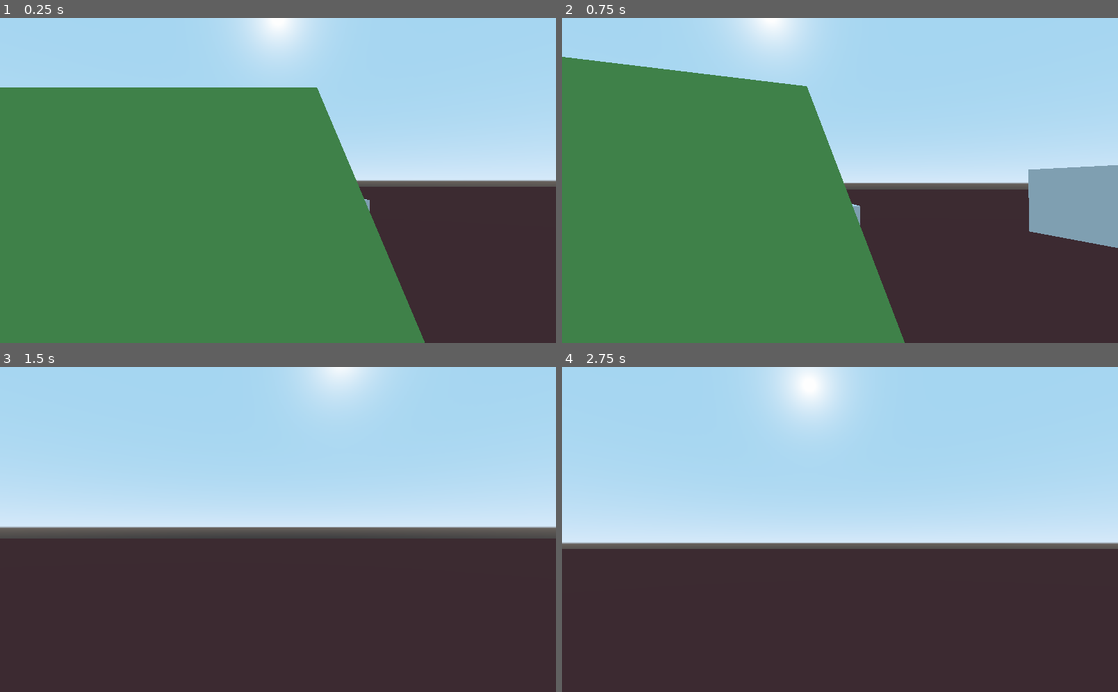
Above: before the commit, frames 1-4 (two rows, left to right).
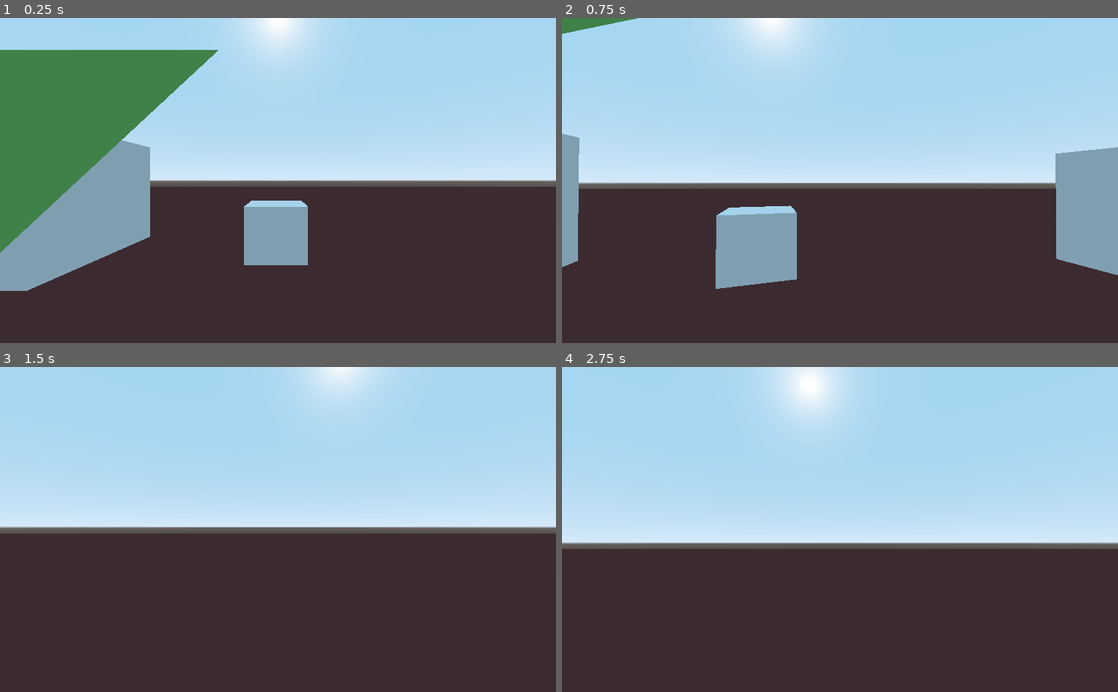
Above: after the commit, the same moments.

Repository: texaco/FPS-base
Game: Godot game, scene res://World.tscn
The game is run twice, just before and just after one commit, with the same random seed, the same clock (stepped at 60 frames per second) and the same inputs.
Inputs (mouse positions are in pixels of both pictures, inside the frame that each line leads up to):
- Up to frame 1 (0.25 s): no input
- Up to frame 2 (0.75 s): tap Enter at 0.5 s; move the mouse to (867, 180) at 0.52 s; hold Up (ui_up) from 0.53 s (still down); tap F (fly) at 0.6 s
- Up to frame 3 (1.5 s): keep holding Up (ui_up); tap Space (jump) at 0.77 s; move the mouse to (250, 529) at 1.27 s; tap Shift (run) at 1.35 s
- Up to frame 4 (2.75 s): keep holding Up (ui_up); tap Space (jump) at 1.52, 2 s; move the mouse to (851, 523) at 2.02 s; tap F (fly) at 2.1 s

The runs differ from the first frame. In frame 1, 48% of the frame differs, in the area x 0-77%, y 9-100%; in frame 2, 47%; in frame 3, 1.2%; in frame 4, nothing differs.

Commit message:
Reorganize scenes

Diff:
--- a/DynamicTexture.tres
+++ b/DynamicTexture.tres
@@ -6,82 +6,82 @@
 output_port_for_preview = 0
 operator = 2
 
-[sub_resource type="VisualShaderNodeScalarOp" id=3]
+[sub_resource type="VisualShaderNodeScalarOp" id=2]
 output_port_for_preview = 0
 default_input_values = [ 0, 0.0, 1, 2.0 ]
 operator = 3
 
-[sub_resource type="VisualShaderNodeScalarOp" id=4]
+[sub_resource type="VisualShaderNodeScalarOp" id=3]
 default_input_values = [ 0, 0.0, 1, 2.0 ]
 operator = 3
 
-[sub_resource type="VisualShaderNodeScalarOp" id=5]
+[sub_resource type="VisualShaderNodeScalarOp" id=4]
 output_port_for_preview = 0
 default_input_values = [ 0, 1.0, 1, 0.0 ]
 operator = 1
 
-[sub_resource type="VisualShaderNodeScalarFunc" id=6]
+[sub_resource type="VisualShaderNodeScalarFunc" id=5]
 output_port_for_preview = 0
 function = 15
 
-[sub_resource type="VisualShaderNodeScalarOp" id=7]
+[sub_resource type="VisualShaderNodeScalarOp" id=6]
 output_port_for_preview = 0
 default_input_values = [ 0, 0.15, 1, 0.05 ]
 
-[sub_resource type="VisualShaderNodeScalarUniform" id=16]
+[sub_resource type="VisualShaderNodeScalarUniform" id=7]
 uniform_name = "Second_layer_thikness"
 
 [sub_resource type="VisualShaderNodeInput" id=8]
 input_name = "uv"
 
-[sub_resource type="VisualShaderNodeColorUniform" id=17]
+[sub_resource type="VisualShaderNodeColorUniform" id=9]
 uniform_name = "second_layer_color"
 
-[sub_resource type="VisualShaderNodeScalarOp" id=18]
+[sub_resource type="VisualShaderNodeScalarOp" id=10]
 output_port_for_preview = 0
 default_input_values = [ 0, 0.05, 1, 0.05 ]
 
-[sub_resource type="VisualShaderNodeScalarFunc" id=19]
+[sub_resource type="VisualShaderNodeScalarFunc" id=11]
 output_port_for_preview = 0
 function = 15
 
-[sub_resource type="VisualShaderNodeVectorOp" id=20]
+[sub_resource type="VisualShaderNodeVectorOp" id=12]
 output_port_for_preview = 0
 operator = 2
 
-[sub_resource type="VisualShaderNodeVectorOp" id=22]
-output_port_for_preview = 0
-
-[sub_resource type="VisualShaderNodeColorUniform" id=23]
+[sub_resource type="VisualShaderNodeVectorOp" id=13]
+output_port_for_preview = 0
+
+[sub_resource type="VisualShaderNodeColorUniform" id=14]
 uniform_name = "third_layer_color"
 
-[sub_resource type="VisualShaderNodeScalarUniform" id=24]
+[sub_resource type="VisualShaderNodeScalarUniform" id=15]
 uniform_name = "thrid_layer_thikness"
 
-[sub_resource type="VisualShaderNodeTexture" id=9]
+[sub_resource type="VisualShaderNodeTexture" id=16]
 texture = ExtResource( 1 )
 
-[sub_resource type="VisualShaderNodeInput" id=10]
+[sub_resource type="VisualShaderNodeInput" id=17]
 input_name = "time"
 
-[sub_resource type="VisualShaderNodeScalarFunc" id=11]
+[sub_resource type="VisualShaderNodeScalarFunc" id=18]
 function = 0
 
-[sub_resource type="VisualShaderNodeScalarOp" id=12]
+[sub_resource type="VisualShaderNodeScalarOp" id=19]
 output_port_for_preview = 0
 default_input_values = [ 0, 0.0, 1, 0.5 ]
 operator = 1
 
-[sub_resource type="VisualShaderNodeScalarFunc" id=13]
+[sub_resource type="VisualShaderNodeScalarFunc" id=20]
 output_port_for_preview = 0
 function = 15
 
-[sub_resource type="VisualShaderNodeScalarOp" id=14]
+[sub_resource type="VisualShaderNodeScalarOp" id=21]
 output_port_for_preview = 0
 default_input_values = [ 0, 0.1, 1, 0.05 ]
 operator = 1
 
-[sub_resource type="VisualShader" id=15]
+[sub_resource type="VisualShader" id=22]
 code = "shader_type spatial;
 render_mode depth_draw_alpha_prepass, cull_disabled;
 
@@ -199,56 +199,56 @@
 
 }
 "
-graph_offset = Vector2( 1044, 193 )
+graph_offset = Vector2( 769, 274 )
 modes/cull = 2
 modes/depth_draw = 3
 nodes/fragment/0/position = Vector2( 2060, -100 )
 nodes/fragment/2/node = SubResource( 8 )
 nodes/fragment/2/position = Vector2( -380, -40 )
-nodes/fragment/3/node = SubResource( 9 )
+nodes/fragment/3/node = SubResource( 16 )
 nodes/fragment/3/position = Vector2( -60, -340 )
-nodes/fragment/4/node = SubResource( 10 )
+nodes/fragment/4/node = SubResource( 17 )
 nodes/fragment/4/position = Vector2( -720, 100 )
-nodes/fragment/5/node = SubResource( 11 )
+nodes/fragment/5/node = SubResource( 18 )
 nodes/fragment/5/position = Vector2( -300, 100 )
-nodes/fragment/6/node = SubResource( 12 )
+nodes/fragment/6/node = SubResource( 19 )
 nodes/fragment/6/position = Vector2( 140, 40 )
-nodes/fragment/8/node = SubResource( 13 )
+nodes/fragment/8/node = SubResource( 20 )
 nodes/fragment/8/position = Vector2( 960, -200 )
-nodes/fragment/9/node = SubResource( 14 )
+nodes/fragment/9/node = SubResource( 21 )
 nodes/fragment/9/position = Vector2( 460, 220 )
 nodes/fragment/11/node = SubResource( 1 )
 nodes/fragment/11/position = Vector2( 1420, 60 )
-nodes/fragment/14/node = SubResource( 3 )
+nodes/fragment/14/node = SubResource( 2 )
 nodes/fragment/14/position = Vector2( -100, 100 )
-nodes/fragment/15/node = SubResource( 4 )
+nodes/fragment/15/node = SubResource( 3 )
 nodes/fragment/15/position = Vector2( -480, 80 )
-nodes/fragment/16/node = SubResource( 5 )
+nodes/fragment/16/node = SubResource( 4 )
 nodes/fragment/16/position = Vector2( 660, 380 )
-nodes/fragment/17/node = SubResource( 6 )
+nodes/fragment/17/node = SubResource( 5 )
 nodes/fragment/17/position = Vector2( 960, 0 )
-nodes/fragment/18/node = SubResource( 7 )
+nodes/fragment/18/node = SubResource( 6 )
 nodes/fragment/18/position = Vector2( 880, 300 )
-nodes/fragment/19/node = SubResource( 16 )
+nodes/fragment/19/node = SubResource( 7 )
 nodes/fragment/19/position = Vector2( 680, 280 )
-nodes/fragment/20/node = SubResource( 17 )
+nodes/fragment/20/node = SubResource( 9 )
 nodes/fragment/20/position = Vector2( 1200, 160 )
-nodes/fragment/21/node = SubResource( 18 )
+nodes/fragment/21/node = SubResource( 10 )
 nodes/fragment/21/position = Vector2( 1200, 320 )
-nodes/fragment/22/node = SubResource( 19 )
+nodes/fragment/22/node = SubResource( 11 )
 nodes/fragment/22/position = Vector2( 1400, 320 )
-nodes/fragment/23/node = SubResource( 20 )
+nodes/fragment/23/node = SubResource( 12 )
 nodes/fragment/23/position = Vector2( 1620, 260 )
-nodes/fragment/25/node = SubResource( 22 )
+nodes/fragment/25/node = SubResource( 13 )
 nodes/fragment/25/position = Vector2( 1860, 180 )
-nodes/fragment/26/node = SubResource( 23 )
+nodes/fragment/26/node = SubResource( 14 )
 nodes/fragment/26/position = Vector2( 1380, 560 )
-nodes/fragment/27/node = SubResource( 24 )
+nodes/fragment/27/node = SubResource( 15 )
 nodes/fragment/27/position = Vector2( 980, 560 )
 nodes/fragment/connections = PoolIntArray( 2, 0, 3, 0, 3, 0, 6, 0, 5, 0, 14, 0, 4, 0, 15, 0, 15, 0, 5, 0, 14, 0, 6, 1,  …(230 unchanged characters)…
 
 [resource]
-shader = SubResource( 15 )
+shader = SubResource( 22 )
 shader_param/Second_layer_thikness = 0.05
 shader_param/second_layer_color = Color( 0.172549, 0.458824, 0.105882, 1 )
 shader_param/third_layer_color = Color( 0.545098, 0.262745, 0.262745, 1 )
--- a/DynamicTexture.tscn
+++ b/DynamicTexture.tscn
@@ -1,11 +1,15 @@
-[gd_scene load_steps=3 format=2]
+[gd_scene load_steps=4 format=2]
 
-[ext_resource path="res://DynamicTexture.tres" type="Material" id=1]
+[ext_resource path="res://SceneInside.tscn" type="PackedScene" id=1]
+[ext_resource path="res://DynamicTexture.tres" type="Material" id=2]
 
 [sub_resource type="SphereMesh" id=1]
 
 [node name="SceneDynamicMaterial" type="Spatial"]
 
+[node name="SceneInside" parent="." instance=ExtResource( 1 )]
+transform = Transform( 0.644455, 0, 0, 0, 0.644455, 0, 0, 0, 0.644455, 0, 0, 0 )
+
 [node name="MeshInstance" type="MeshInstance" parent="."]
 mesh = SubResource( 1 )
-material/0 = ExtResource( 1 )
+material/0 = ExtResource( 2 )
--- /dev/null
+++ b/PlayerScn.tscn
@@ -0,0 +1,27 @@
+[gd_scene load_steps=4 format=2]
+
+[ext_resource path="res://Player.gd" type="Script" id=1]
+[ext_resource path="res://Foot.tscn" type="PackedScene" id=2]
+
+[sub_resource type="CapsuleShape" id=1]
+radius = 0.6
+height = 2.0
+
+[node name="PlayerScn" type="Spatial"]
+
+[node name="Player" type="KinematicBody" parent="."]
+editor/display_folded = true
+script = ExtResource( 1 )
+
+[node name="Head" type="Spatial" parent="Player"]
+transform = Transform( 1, 0, 0, 0, 1, 0, 0, 0, 1, 0, 2.5962, 4.37114e-08 )
+
+[node name="Camera" type="Camera" parent="Player/Head"]
+
+[node name="CollisionShape" type="CollisionShape" parent="Player"]
+transform = Transform( 1, 0, 0, 0, -4.37114e-08, -1, 0, 1, -4.37114e-08, 0, 1.5962, 0 )
+shape = SubResource( 1 )
+
+[node name="Foot" parent="Player" instance=ExtResource( 2 )]
+transform = Transform( 1, 0, 0, 0, 1, 0, 0, 0, 1, 0, 0.441392, -0.610601 )
+cast_to = Vector3( 0, -0.5, 0 )
--- /dev/null
+++ b/SceneInside.tscn
@@ -0,0 +1,13 @@
+[gd_scene load_steps=3 format=2]
+
+[sub_resource type="CapsuleMesh" id=1]
+
+[sub_resource type="SpatialMaterial" id=2]
+albedo_color = Color( 0.635294, 0.568627, 0.866667, 1 )
+
+[node name="SceneInside" type="Spatial"]
+
+[node name="MeshInstance" type="MeshInstance" parent="."]
+transform = Transform( 0.596434, 0, 0, 0, 0.596434, 0, 0, 0, 0.596434, 0, 0, 0 )
+mesh = SubResource( 1 )
+material/0 = SubResource( 2 )
--- /dev/null
+++ b/TestEnvScn.tscn
@@ -0,0 +1,61 @@
+[gd_scene load_steps=6 format=2]
+
+[sub_resource type="CubeMesh" id=1]
+
+[sub_resource type="ConvexPolygonShape" id=2]
+points = PoolVector3Array( -1, 1, 1, 1, 1, -1, 1, 1, 1, -1, 1, -1, -1, -1, 1, 1, -1, -1, 1, -1, 1, -1, -1, -1, 1, 1, 1, -1, 1, -1, 1, 1, -1, -1, 1, 1, 1, -1, 1, -1, -1, -1, 1, -1, -1, -1, -1, 1, 1, 1, 1, -1, -1, 1, -1, 1, 1, 1, -1, 1, 1, 1, -1, -1, -1, -1, -1, 1, -1, 1, -1, -1 )
+
+[sub_resource type="QuadMesh" id=6]
+
+[sub_resource type="SpatialMaterial" id=7]
+albedo_color = Color( 0.4, 0.631373, 0.305882, 1 )
+
+[sub_resource type="ConvexPolygonShape" id=8]
+points = PoolVector3Array( -0.5, -0.5, 0, -0.5, 0.5, 0, 0.5, 0.5, 0, -0.5, -0.5, 0, 0.5, 0.5, 0, 0.5, -0.5, 0 )
+
+[node name="TestEnvScn" type="Spatial"]
+editor/display_folded = true
+
+[node name="Box" type="MeshInstance" parent="."]
+editor/display_folded = true
+transform = Transform( 1, 0, 0, 0, 1, 0, 0, 0, 1, -0.0609549, 0.829671, -8.21456 )
+mesh = SubResource( 1 )
+material/0 = null
+
+[node name="StaticBody" type="StaticBody" parent="Box"]
+
+[node name="CollisionShape" type="CollisionShape" parent="Box/StaticBody"]
+shape = SubResource( 2 )
+
+[node name="Box3" type="MeshInstance" parent="."]
+editor/display_folded = true
+transform = Transform( 1, 0, 0, 0, 1, 0, 0, 0, 1, 6.42659, 2.20644, -2.78483 )
+mesh = SubResource( 1 )
+material/0 = null
+
+[node name="StaticBody" type="StaticBody" parent="Box3"]
+
+[node name="CollisionShape" type="CollisionShape" parent="Box3/StaticBody"]
+shape = SubResource( 2 )
+
+[node name="Box2" type="MeshInstance" parent="."]
+editor/display_folded = true
+transform = Transform( 2.6733, 0, 0, 0, 2.6733, 0, 0, 0, 2.6733, -8.68153, 1.51924, -8.21456 )
+mesh = SubResource( 1 )
+material/0 = null
+
+[node name="StaticBody" type="StaticBody" parent="Box2"]
+
+[node name="CollisionShape" type="CollisionShape" parent="Box2/StaticBody"]
+shape = SubResource( 2 )
+
+[node name="ramp" type="MeshInstance" parent="."]
+editor/display_folded = true
+transform = Transform( 14.2982, 0, 0, 0, 8.92535, 11.1704, 0, -11.1704, 8.92535, -8.61919, 1.41953, -0.178701 )
+mesh = SubResource( 6 )
+material/0 = SubResource( 7 )
+
+[node name="StaticBody" type="StaticBody" parent="ramp"]
+
+[node name="CollisionShape" type="CollisionShape" parent="ramp/StaticBody"]
+shape = SubResource( 8 )
--- a/World.tscn
+++ b/World.tscn
@@ -1,104 +1,35 @@
-[gd_scene load_steps=14 format=2]
+[gd_scene load_steps=8 format=2]
 
 [ext_resource path="res://World.gd" type="Script" id=1]
-[ext_resource path="res://Player.gd" type="Script" id=2]
-[ext_resource path="res://Foot.tscn" type="PackedScene" id=3]
-[ext_resource path="res://DynamicTexture.tscn" type="PackedScene" id=4]
+[ext_resource path="res://DynamicTexture.tscn" type="PackedScene" id=2]
+[ext_resource path="res://PlayerScn.tscn" type="PackedScene" id=3]
+[ext_resource path="res://TestEnvScn.tscn" type="PackedScene" id=4]
 
-[sub_resource type="CubeMesh" id=1]
+[sub_resource type="QuadMesh" id=3]
 
-[sub_resource type="ConvexPolygonShape" id=2]
-points = PoolVector3Array( -1, 1, 1, 1, 1, -1, 1, 1, 1, -1, 1, -1, -1, -1, 1, 1, -1, -1, 1, -1, 1, -1, -1, -1, 1, 1, 1, -1, 1, -1, 1, 1, -1, -1, 1, 1, 1, -1, 1, -1, -1, -1, 1, -1, -1, -1, -1, 1, 1, 1, 1, -1, -1, 1, -1, 1, 1, 1, -1, 1, 1, 1, -1, -1, -1, -1, -1, 1, -1, 1, -1, -1 )
-
-[sub_resource type="CapsuleShape" id=3]
-radius = 0.6
-height = 2.0
-
-[sub_resource type="QuadMesh" id=4]
-
-[sub_resource type="SpatialMaterial" id=5]
+[sub_resource type="SpatialMaterial" id=4]
 albedo_color = Color( 0.372549, 0.184314, 0.184314, 1 )
 
-[sub_resource type="ConvexPolygonShape" id=6]
-points = PoolVector3Array( -0.5, -0.5, 0, -0.5, 0.5, 0, 0.5, 0.5, 0, -0.5, -0.5, 0, 0.5, 0.5, 0, 0.5, -0.5, 0 )
-
-[sub_resource type="QuadMesh" id=7]
-
-[sub_resource type="SpatialMaterial" id=8]
-albedo_color = Color( 0.4, 0.631373, 0.305882, 1 )
-
-[sub_resource type="ConvexPolygonShape" id=9]
+[sub_resource type="ConvexPolygonShape" id=5]
 points = PoolVector3Array( -0.5, -0.5, 0, -0.5, 0.5, 0, 0.5, 0.5, 0, -0.5, -0.5, 0, 0.5, 0.5, 0, 0.5, -0.5, 0 )
 
 [node name="World" type="Spatial"]
 script = ExtResource( 1 )
 
-[node name="Box" type="MeshInstance" parent="."]
-transform = Transform( 1, 0, 0, 0, 1, 0, 0, 0, 1, -0.0609549, 0.829671, -8.21456 )
-mesh = SubResource( 1 )
-material/0 = null
-
-[node name="StaticBody" type="StaticBody" parent="Box"]
-
-[node name="CollisionShape" type="CollisionShape" parent="Box/StaticBody"]
-shape = SubResource( 2 )
-
-[node name="Box3" type="MeshInstance" parent="."]
-transform = Transform( 1, 0, 0, 0, 1, 0, 0, 0, 1, 6.42659, 2.20644, -2.78483 )
-mesh = SubResource( 1 )
-material/0 = null
-
-[node name="StaticBody" type="StaticBody" parent="Box3"]
-
-[node name="CollisionShape" type="CollisionShape" parent="Box3/StaticBody"]
-shape = SubResource( 2 )
-
-[node name="Box2" type="MeshInstance" parent="."]
-transform = Transform( 2.6733, 0, 0, 0, 2.6733, 0, 0, 0, 2.6733, -8.68153, 1.51924, -8.21456 )
-mesh = SubResource( 1 )
-material/0 = null
-
-[node name="StaticBody" type="StaticBody" parent="Box2"]
-
-[node name="CollisionShape" type="CollisionShape" parent="Box2/StaticBody"]
-shape = SubResource( 2 )
-
-[node name="Player" type="KinematicBody" parent="."]
-transform = Transform( 1, 0, 0, 0, 1, 0, 0, 0, 1, -2.83843, 0.00516641, 2.34625 )
-script = ExtResource( 2 )
-
-[node name="Head" type="Spatial" parent="Player"]
-transform = Transform( 1, 0, 0, 0, 1, 0, 0, 0, 1, 0, 2.5962, 4.37114e-08 )
-
-[node name="Camera" type="Camera" parent="Player/Head"]
-
-[node name="CollisionShape" type="CollisionShape" parent="Player"]
-transform = Transform( 1, 0, 0, 0, -4.37114e-08, -1, 0, 1, -4.37114e-08, 0, 1.5962, 0 )
-shape = SubResource( 3 )
-
-[node name="Foot" parent="Player" instance=ExtResource( 3 )]
-transform = Transform( 1, 0, 0, 0, 1, 0, 0, 0, 1, 0, 0.441392, -0.610601 )
-cast_to = Vector3( 0, -0.5, 0 )
-
 [node name="Floor" type="MeshInstance" parent="."]
+editor/display_folded = true
 transform = Transform( 1536.57, 0, 0, 0, 1.83234e-05, 1536.57, 0, -1536.57, 1.83234e-05, 0, 0, 0 )
-mesh = SubResource( 4 )
-material/0 = SubResource( 5 )
+mesh = SubResource( 3 )
+material/0 = SubResource( 4 )
 
 [node name="StaticBody" type="StaticBody" parent="Floor"]
 
 [node name="CollisionShape" type="CollisionShape" parent="Floor/StaticBody"]
-shape = SubResource( 6 )
+shape = SubResource( 5 )
 
-[node name="ramp" type="MeshInstance" parent="."]
-transform = Transform( 14.2982, 0, 0, 0, 8.92535, 11.1704, 0, -11.1704, 8.92535, -8.61919, 1.41953, -0.178701 )
-mesh = SubResource( 7 )
-material/0 = SubResource( 8 )
+[node name="Scene" parent="." instance=ExtResource( 2 )]
+transform = Transform( 1, 0, 0, 0, 1, 0, 0, 0, 1, 12.3593, 2.43217, 4.97608 )
 
-[node name="StaticBody" type="StaticBody" parent="ramp"]
+[node name="PlayerScn" parent="." instance=ExtResource( 3 )]
 
-[node name="CollisionShape" type="CollisionShape" parent="ramp/StaticBody"]
-shape = SubResource( 9 )
-
-[node name="Scene" parent="." instance=ExtResource( 4 )]
-transform = Transform( 1, 0, 0, 0, 1, 0, 0, 0, 1, 12.3593, 2.43217, 4.97608 )
+[node name="TestEnvScn" parent="." instance=ExtResource( 4 )]
